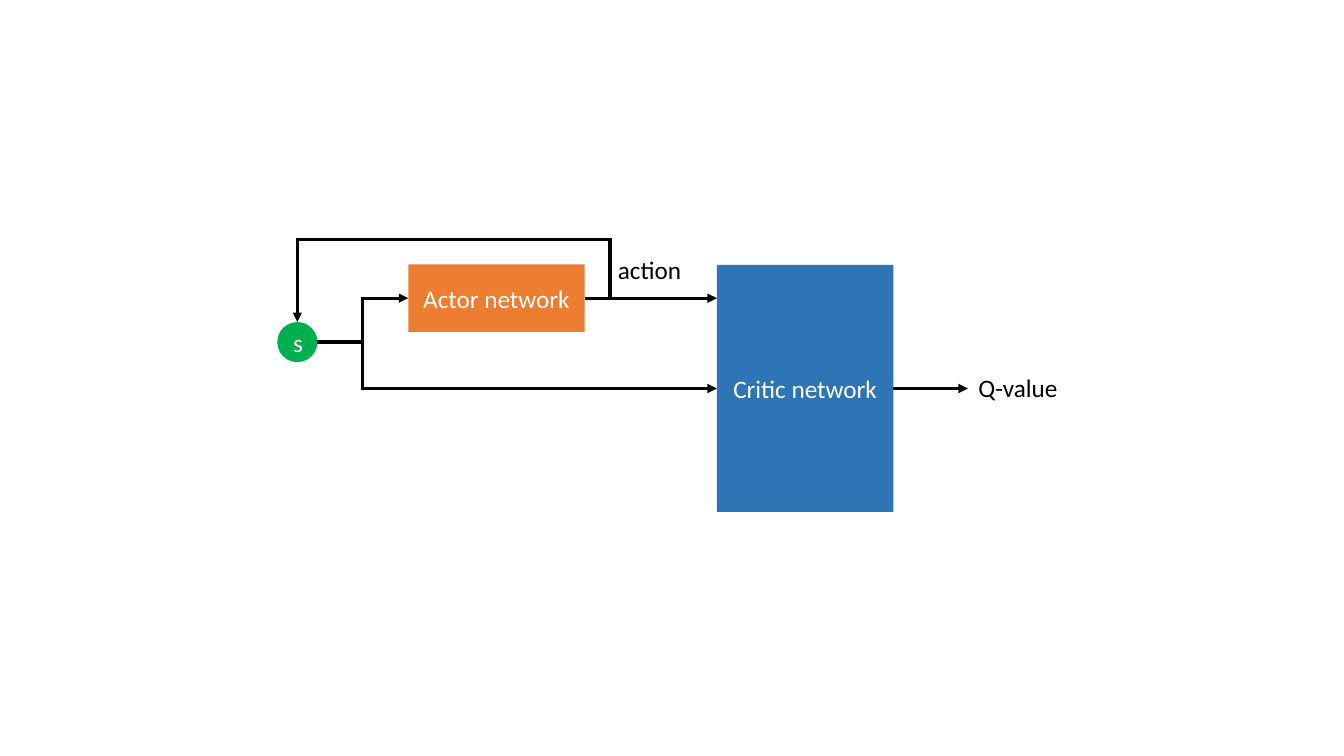
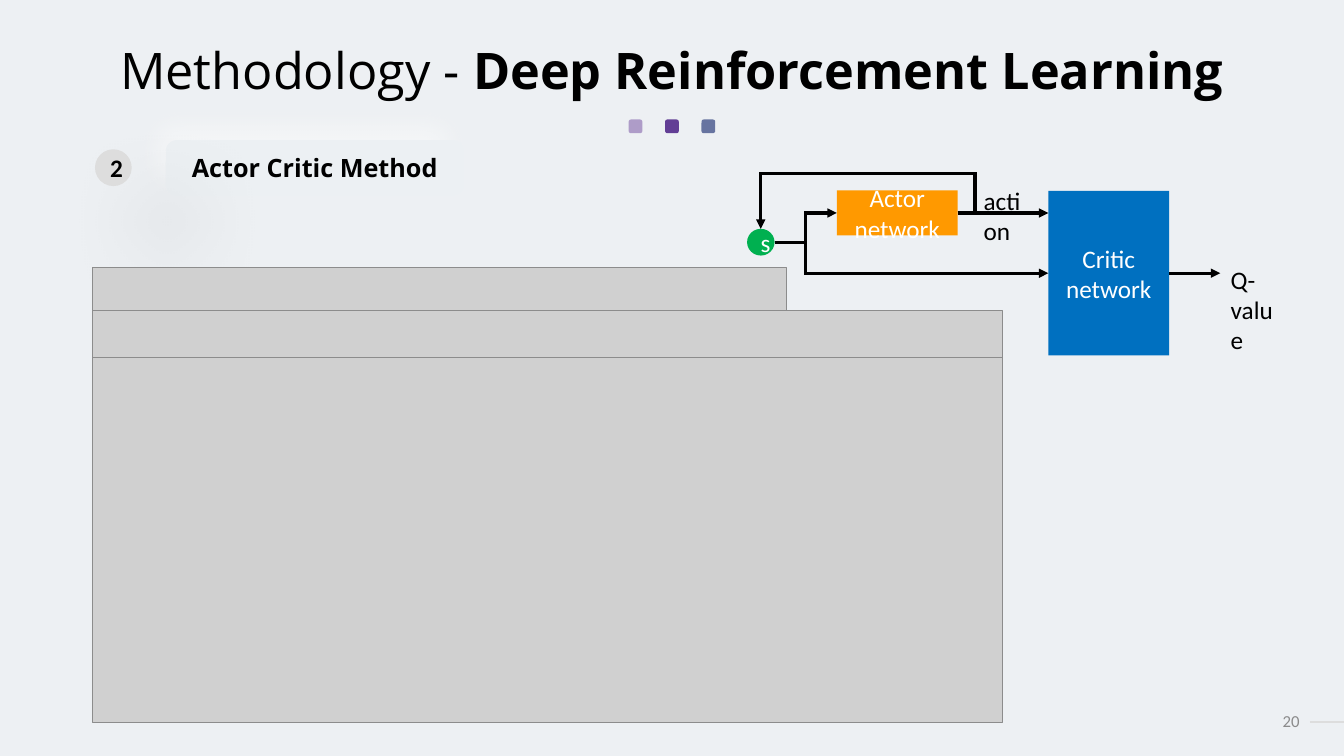
Before and after one commit to kurone02/algo-trading-portfolio-optimization, a slide deck: slide 20 of Presentation1.pptx (slide 1 before the commit). Drawn at 1344x756 pixels with LibreOffice and Linux fonts; fonts in the diff are those of the drawing; grey boxes stand for pictures. Boxes give left, top, right and bottom in pixels: in the first picture for what was removed or moved away, otherwise in the second. Text is boxed around its words. In the diff, an @@ line names an element or a change of style, - is before the commit and + after.

```diff
--- a/Presentation1.pptx
+++ b/Presentation1.pptx
@@ background #FFFFFF to #EDF0F3 @@
@@ title added at (x1=120, y1=50, x2=1224, y2=101), 36 pt, text #000000, bold @@
+Methodology - Deep Reinforcement Learning
@@ ellipse added at (x1=93, y1=147, x2=135, y2=190), fill #EDF0F3 @@
@@ ellipse added at (x1=95, y1=149, x2=131, y2=187), fill #DDDDDD, 18 pt, text #000000, bold @@
+2
@@ rounded rectangle added at (x1=165, y1=140, x2=464, y2=196), fill #ECF0F3, 18 pt, text #000000, bold @@
+Actor Critic Method
@@ rounded rectangle added at (x1=629, y1=120, x2=643, y2=134), fill #AE9CC8 @@
@@ rounded rectangle added at (x1=665, y1=120, x2=680, y2=134), fill #623E95 @@
@@ rounded rectangle added at (x1=702, y1=120, x2=716, y2=134), fill #6774A0 @@
@@ group added at (x1=761, y1=173, x2=1221, y2=273): 3 elbow arrows, 1 arrow @@
@@ rectangle "Actor network" resized from (x1=408, y1=264, x2=585, y2=332) to (x1=837, y1=191, x2=958, y2=236) @@
@@ rectangle "Actor network" at (x1=837, y1=191, x2=958, y2=236): fill #ED7D31 to #FF9900 @@
@@ text "action" rewrapped from (x1=618, y1=261, x2=681, y2=279) to (x1=974, y1=180, x2=1031, y2=208) @@
@@ rectangle "Critic network" resized from (x1=717, y1=265, x2=893, y2=512) to (x1=1049, y1=191, x2=1170, y2=355) @@
@@ rectangle "Critic network" at (x1=1049, y1=191, x2=1170, y2=355): fill #2E75B6 to #0070C0 @@
@@ group removed at (x1=297, y1=239, x2=717, y2=388): 3 elbow arrows, 1 arrow @@
@@ ellipse "s" resized from (x1=277, y1=322, x2=318, y2=362) to (x1=747, y1=229, x2=774, y2=256) @@
@@ arrow moved from (893, 388) - (968, 388) to (958, 213) - (1049, 213) @@
@@ picture added at (x1=93, y1=268, x2=787, y2=312) @@
@@ text "Q-value" rewrapped from (x1=978, y1=379, x2=1057, y2=401) to (x1=1231, y1=272, x2=1256, y2=293) @@
@@ picture added at (x1=92, y1=311, x2=1002, y2=357) @@
@@ picture added at (x1=93, y1=357, x2=1003, y2=722) @@
@@ page number added at (x1=1283, y1=716, x2=1300, y2=727), 12 pt, text #8C8C8C @@
+20
@@ line added from (1310, 722) to (1344, 722), #DDDDDD 1.5 pt @@
```
Also in this commit, not shown: 25 slides added, 1 slide removed.
